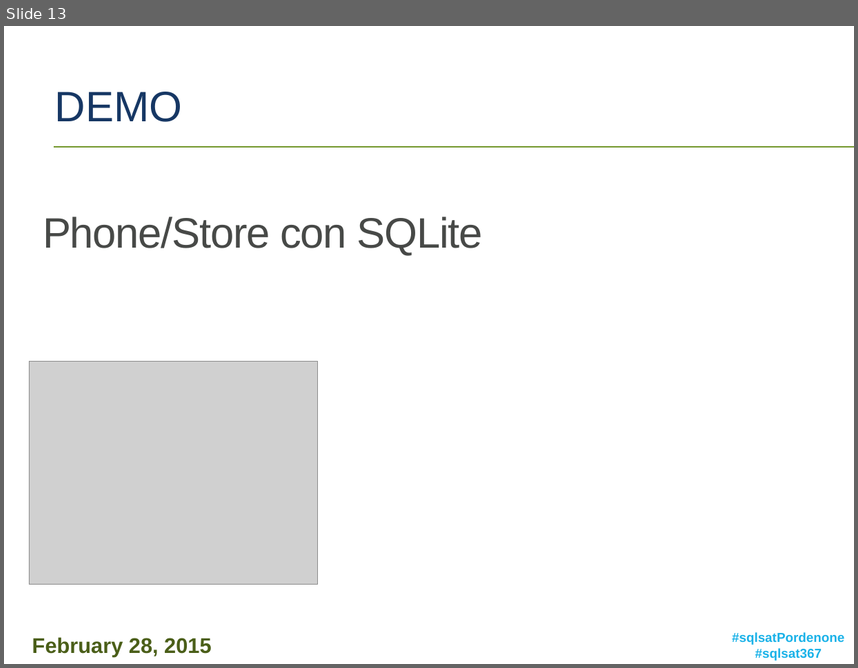
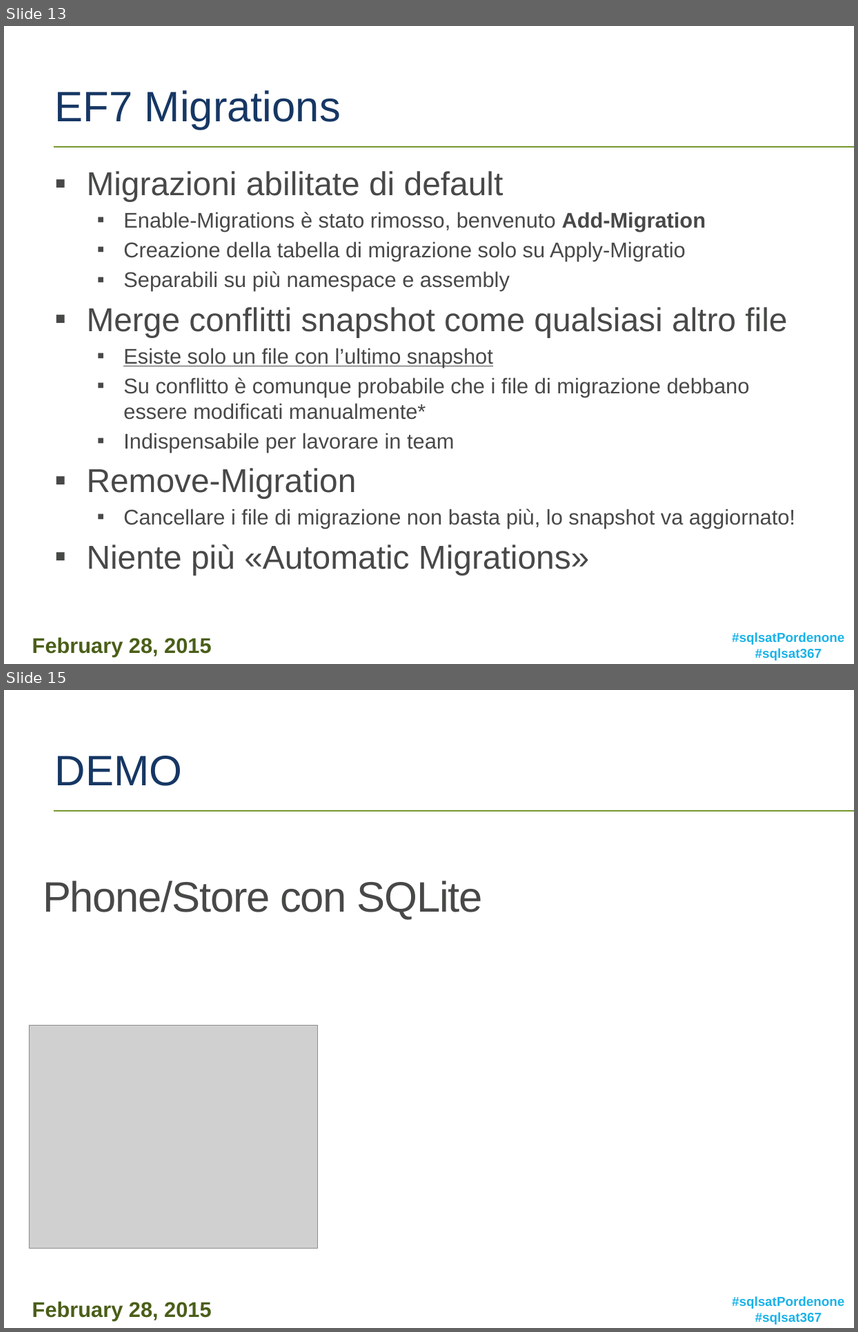
Before and after one commit to micdenny/Demo-EF7, a slide deck: MDEF02 - Entity Framework 7 Back To The Future.pptx. Shown one above the other, each under a label of ours: slide 13 before the commit, slides 13 and 15 after it; the slides between them are not shown. The pictures are 858x668 and 858x1332 pixels, drawn with LibreOffice and Linux fonts; fonts in the diff are those of the drawing; grey boxes stand for pictures; background and template pictures are left out. Boxes give left, top, right and bottom in pixels: in the first picture for what was removed or moved away, otherwise in the second. Text is boxed around its words. In the diff, an @@ line names an element or a change of style, - is before the commit and + after.

Commit message:
update slides

```diff
--- a/MDEF02 - Entity Framework 7 Back To The Future.pptx
+++ b/MDEF02 - Entity Framework 7 Back To The Future.pptx
@@ slide 13 added at [4,26,854,664], background #FFFFFF; not listed: 3 template elements that a slide beside it also shows @@
@@ title added at [55,90,341,129], 36 pt, text #163764 @@
+EF7 Migrations
@@ text added at [87,171,795,575], 18 pt, text #474947 @@
+▪ Migrazioni abilitate di default
+  ▪ Enable-Migrations è stato rimosso, benvenuto Add-Migration
+  ▪ Creazione della tabella di migrazione solo su Apply-Migratio
+  ▪ Separabili su più namespace e assembly
+▪ Merge conflitti snapshot come qualsiasi altro file
+  ▪ Esiste solo un file con l’ultimo snapshot
+  ▪ Su conflitto è comunque probabile che i file di migrazione debbano essere modificati manualmente*
+  ▪ Indispensabile per lavorare in team
+▪ Remove-Migration
+  ▪ Cancellare i file di migrazione non basta più, lo snapshot va aggiornato!
+▪ Niente più «Automatic Migrations»
@@ what was slide 13 is now slide 15 @@
```
Also in this commit, not shown: 1 other slide added.
